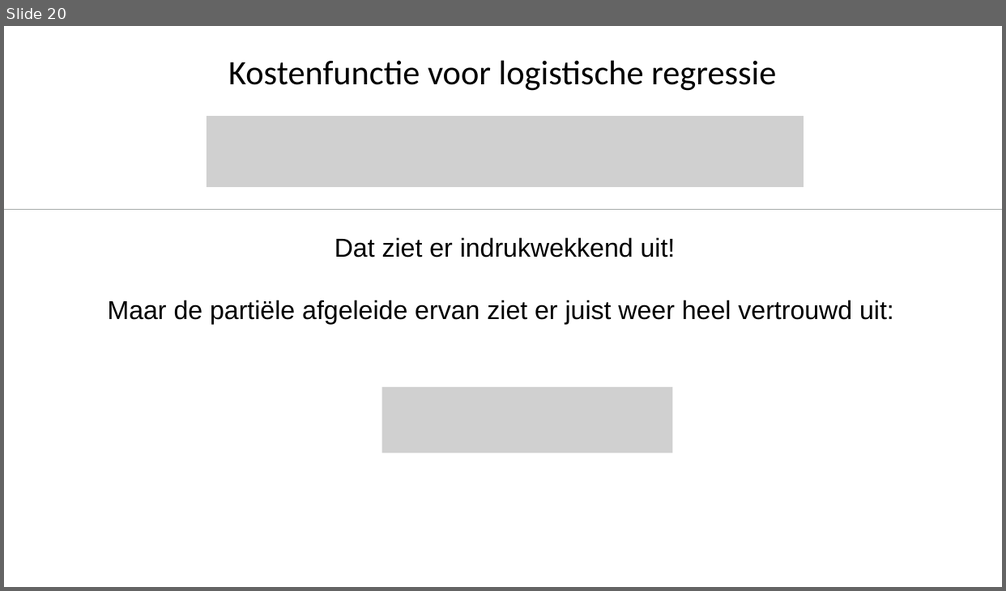
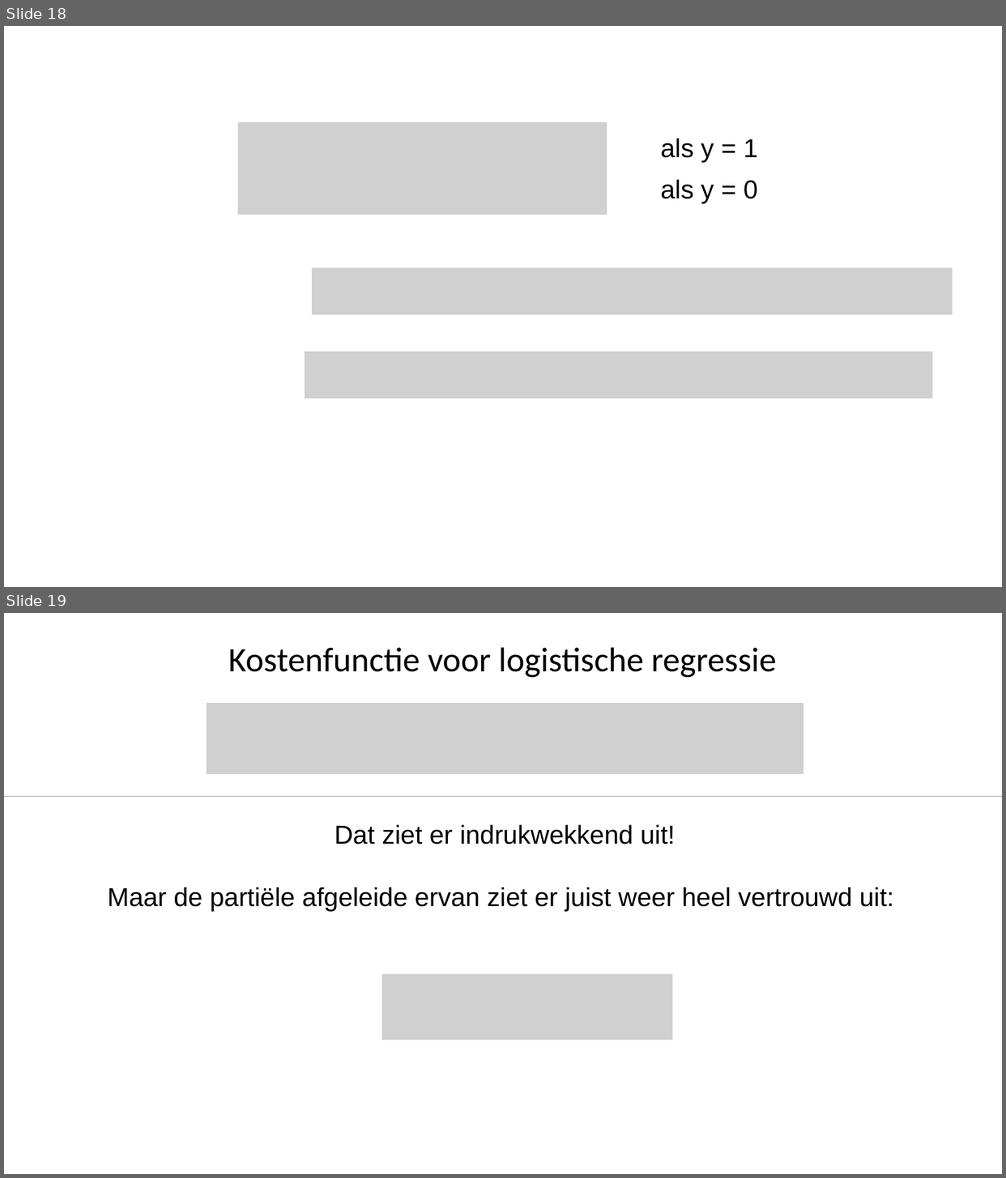
Before and after one commit to hanze-hbo-ict/Machine-Learning, a slide deck: docs/lectures/wk3/ML_wk3_Logistische_regressie.pptx. Shown one above the other, each under a label of ours: slide 20 before the commit, slides 18 and 19 after it. The pictures are 1006x591 and 1006x1178 pixels, drawn with LibreOffice and Linux fonts; fonts in the diff are those of the drawing; grey boxes stand for pictures. Boxes give left, top, right and bottom in pixels: in the first picture for what was removed or moved away, otherwise in the second. Text is boxed around its words. In the diff, an @@ line names an element or a change of style, - is before the commit and + after.

```diff
--- a/docs/lectures/wk3/ML_wk3_Logistische_regressie.pptx
+++ b/docs/lectures/wk3/ML_wk3_Logistische_regressie.pptx
@@ slide 18 added at bbox=[4, 26, 1002, 587], background #FFFFFF @@
@@ picture added at bbox=[238, 122, 607, 215] @@
@@ text added at bbox=[661, 138, 758, 163], 50 pt, text #000000 @@
+als y = 1
@@ text added at bbox=[661, 179, 758, 204], 50 pt, text #000000 @@
+als y = 0
@@ picture added at bbox=[312, 267, 953, 314] @@
@@ picture added at bbox=[305, 352, 932, 399] @@
@@ what was slide 20 is now slide 19 @@
```
Also in this commit, not shown: 2 other slides added, 4 slides removed, 1 other file.
